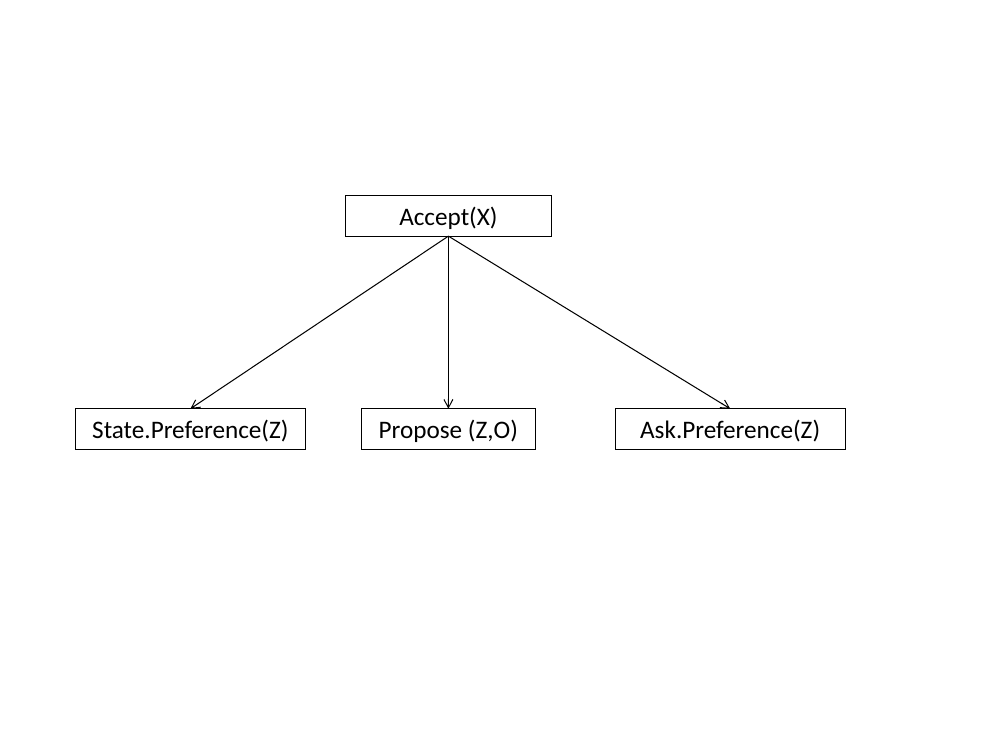
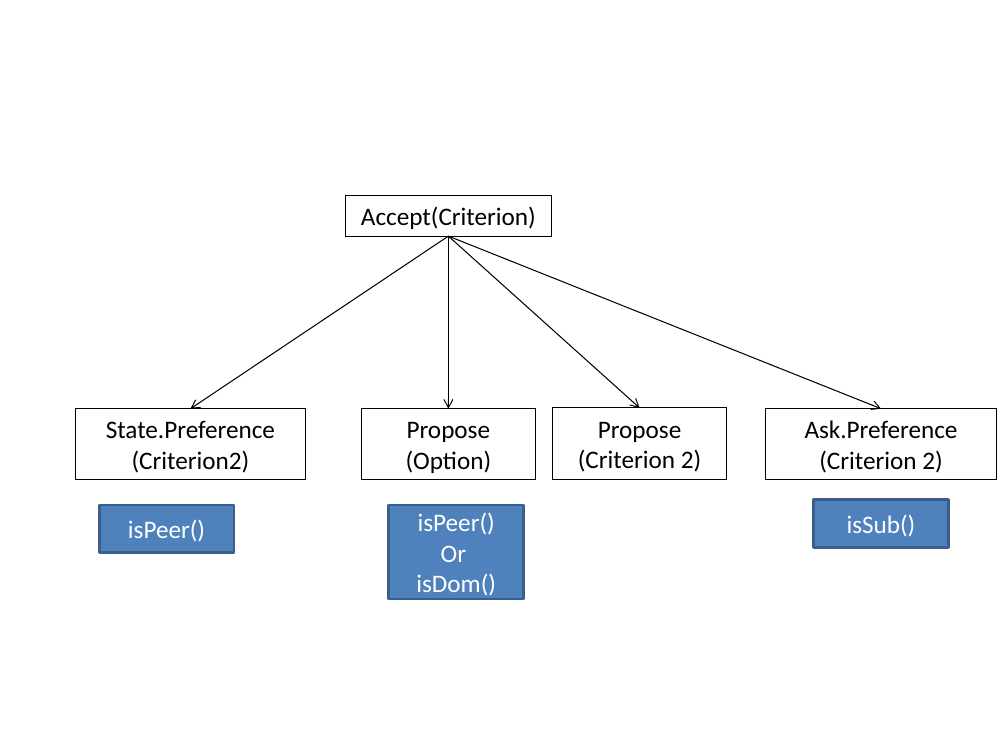
Before and after one commit to Olydia/Discolog, a slide deck: slide 8 of dominance in dialogue/figs/utterances speaker heare.pptx (slide 7 before the commit). Drawn at 1008x756 pixels with LibreOffice and Linux fonts; fonts in the diff are those of the drawing. Boxes give left, top, right and bottom in pixels: in the first picture for what was removed or moved away, otherwise in the second. Text is boxed around its words. In the diff, an @@ line names an element or a change of style, - is before the commit and + after.

```diff
--- a/dominance in dialogue/figs/utterances speaker heare.pptx
+++ b/dominance in dialogue/figs/utterances speaker heare.pptx
@@ text in rectangle at (361,206,536,229): text changed @@
-Accept(X)
+Accept(Criterion)
@@ arrow moved from (449, 236) - (730, 408) to (449, 236) - (881, 408) @@
@@ arrow added from (449, 236) to (640, 408), #000000 0.75 pt @@
@@ rectangle "State.Preference": place and size @@
-rectangle "State.Preference" at (76,408,305,449)
+rectangle "State.Preference" at (76,408,305,480)
@@ rectangle "Propose (Option)": place and size @@
-rectangle "Propose (Option)" at (361,408,535,449)
+rectangle "Propose (Option)" at (361,408,535,480)
@@ rectangle added at (552,408,727,480), outline #000000 0.75 pt, 18 pt, text #000000 @@
+Propose (Criterion 2)
@@ rectangle "Ask.Preference": place and size @@
-rectangle "Ask.Preference" at (615,408,845,449)
+rectangle "Ask.Preference" at (766,408,996,480)
@@ text in rectangle at (106,420,275,473): text changed @@
-State.Preference(Z)
+State.Preference
+(Criterion2)
@@ text in rectangle at (406,421,492,473): text changed @@
-Propose (Z,O)
+Propose (Option)
@@ text in rectangle at (805,420,958,473): text changed @@
-Ask.Preference(Z)
+Ask.Preference
+(Criterion 2)
@@ rectangle added at (99,505,234,552), fill #4F81BD, outline #3A5F8C 2 pt, 18 pt, text #FFFFFF @@
+isPeer()
@@ rectangle added at (389,505,524,599), fill #4F81BD, outline #3A5F8C 2 pt, 18 pt, text #FFFFFF @@
+isPeer()
+Or
+isDom()
@@ rectangle added at (813,500,949,547), fill #4F81BD, outline #3A5F8C 2 pt, 18 pt, text #FFFFFF @@
+isSub()
```
Also in this commit, not shown: 1 other slide changed, 6 slides added, 5 slides removed, 34 other files.
